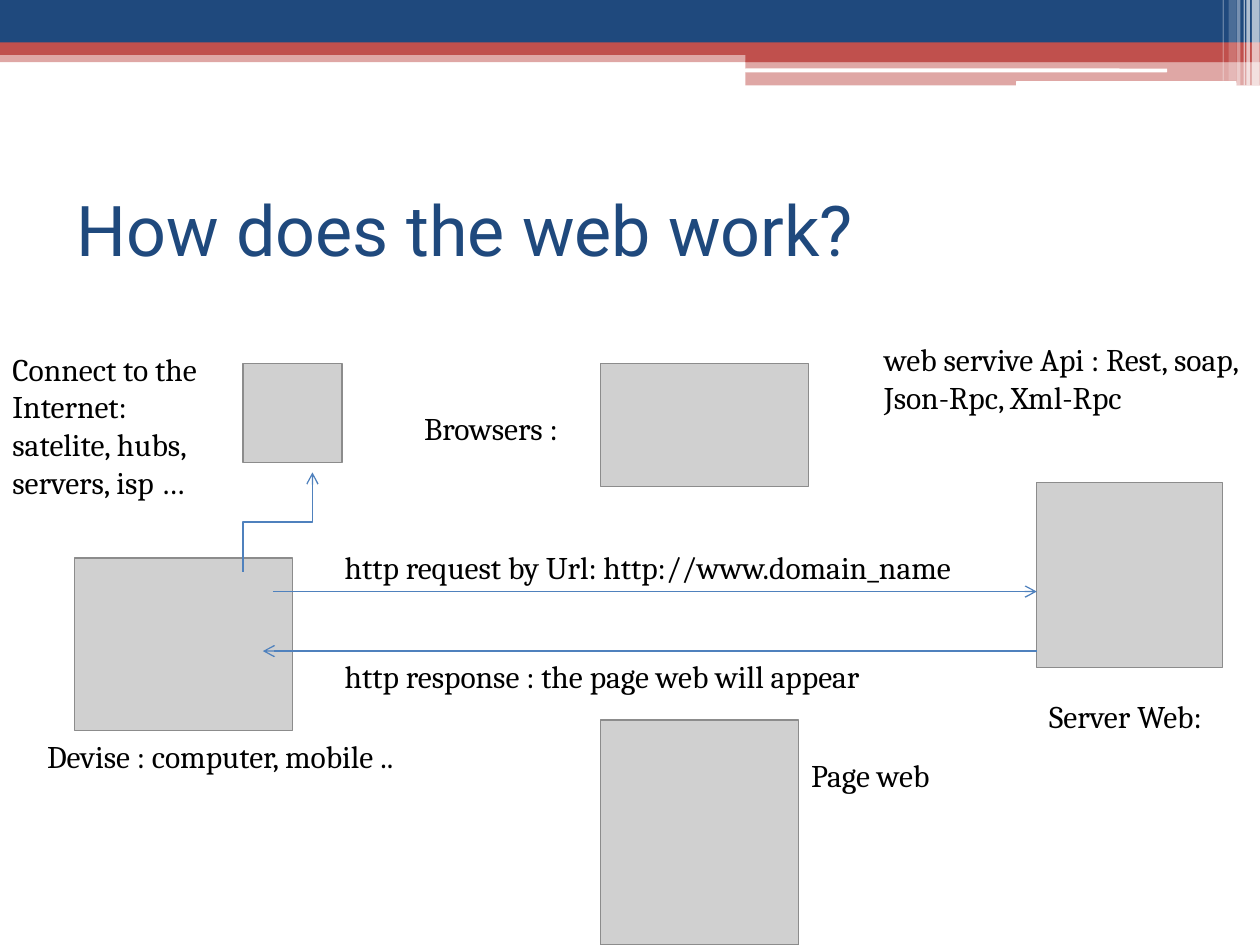
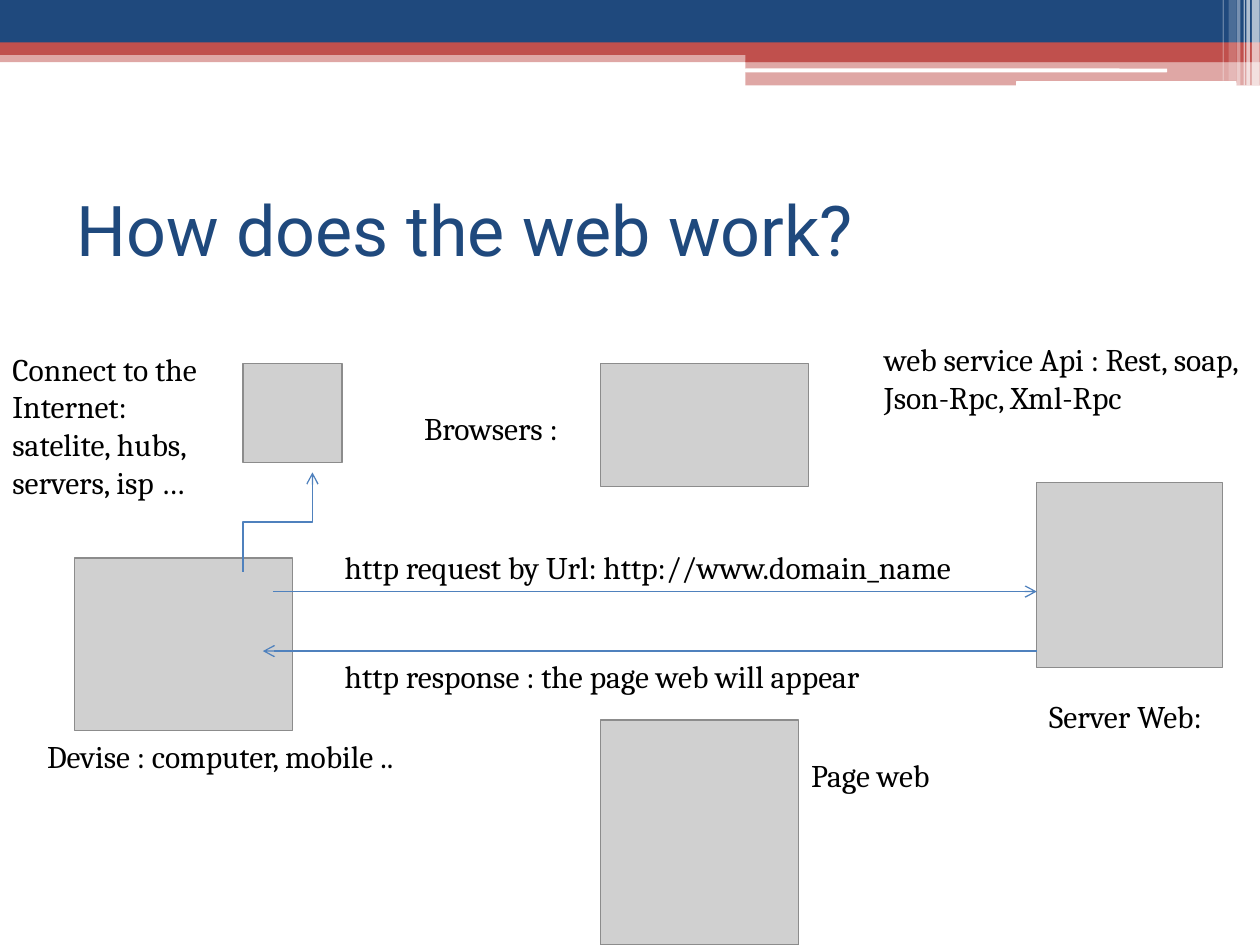
Before and after one commit to jmaielkawthar/GoMyCode, a slide deck: slide 2 of CHECKPOINT.pptx. Drawn at 1260x945 pixels with LibreOffice and Linux fonts; fonts in the diff are those of the drawing; grey boxes stand for pictures. Boxes give left, top, right and bottom in pixels: in the first picture for what was removed or moved away, otherwise in the second. Text is boxed around its words. In the diff, an @@ line names an element or a change of style, - is before the commit and + after.

```diff
--- a/CHECKPOINT.pptx
+++ b/CHECKPOINT.pptx
@@ text at (x1=884, y1=349, x2=1239, y2=416): text changed @@
-web servive Api : Rest, soap, Json-Rpc, Xml-Rpc
+web service Api : Rest, soap, Json-Rpc, Xml-Rpc
```
Also in this commit, not shown: 2 other slides changed, 2 slides added.
